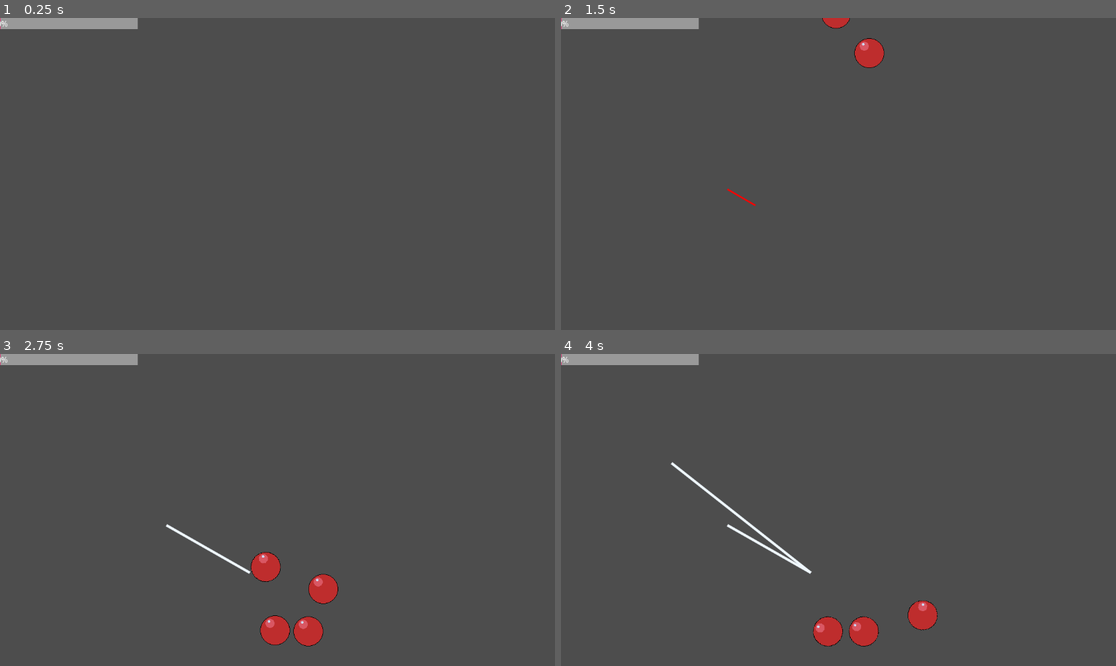
Above: before the commit, frames 1-4 (two rows, left to right).
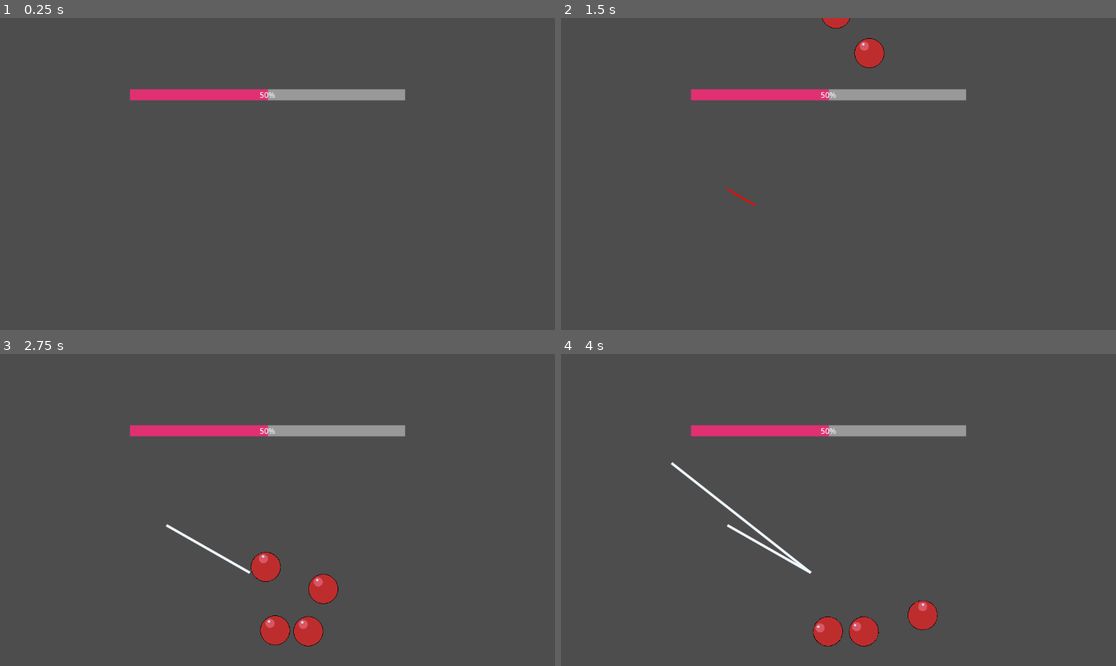
Above: after the commit, the same moments.

Repository: ozlow-hash/physics-rope
Game: Godot game, scene res://Level.tscn
Same seed, same stepped clock (60 frames per second), same inputs: the game is played once before the commit and once after it.
Inputs (mouse positions are in pixels of both pictures, inside the frame that each line leads up to):
- Up to frame 1 (0.25 s): no input
- Up to frame 2 (1.5 s): tap Enter at 0.5 s; move the mouse to (960, 158) at 0.52 s; press the mouse at (960, 158) at 0.53 s; release the mouse at (960, 158) at 1.25 s; drag from (727, 189) to (810, 236) at 1.27 s
- Up to frame 3 (2.75 s): move the mouse to (333, 441) at 2.02 s; press the mouse at (333, 441) at 2.03 s
- Up to frame 4 (4 s): release the mouse at (894, 441) at 2.75 s; drag from (810, 572) to (672, 463) at 2.77 s; move the mouse to (1005, 556) at 3.52 s; press the mouse at (1005, 556) at 3.53 s

The runs differ from the first frame. In frame 1, 2.8% of the frame differs, in the area x 0-73%, y 0-27%; in frame 2, 2.8%; in frame 3, 2.8%; in frame 4, 2.8%.
Error before the commit: Invalid access to property or key 'max_length' on a base object of type 'CanvasLayer'. (res://hud.gd:6)

Commit message:
working on healthbar

Diff:
--- a/Player.tscn
+++ b/Player.tscn
@@ -16,13 +16,17 @@
 [node name="HUD" type="CanvasLayer" parent="." unique_id=1437678023]
 
 [node name="RopeBar" type="ProgressBar" parent="HUD" unique_id=405104947]
-offset_left = -285.0
-offset_right = 286.0
-offset_bottom = 23.0
+anchors_preset = 15
+anchor_right = 1.0
+anchor_bottom = 1.0
+offset_left = 270.0
+offset_top = 148.0
+offset_right = -311.0
+offset_bottom = -477.0
+grow_horizontal = 2
+grow_vertical = 2
 theme = SubResource("Theme_kne1u")
 theme_override_styles/background = SubResource("StyleBoxFlat_e80uo")
 theme_override_styles/fill = SubResource("StyleBoxFlat_cxr5p")
 value = 50.0
 script = ExtResource("2_kpjcp")
-
-[connection signal="length_change" from="." to="HUD/RopeBar" method="_on_player_length_change"]
--- a/hud.gd
+++ b/hud.gd
@@ -3,9 +3,4 @@
 @onready var rope_bar = self
 
 func _ready():
-	var player_max_length = get_parent().max_length
-	value = player_max_length
-
-
-func _on_player_length_change(player) -> void:
-	pass # Replace with function body.
+	pass
--- a/player.gd
+++ b/player.gd
@@ -1,13 +1,12 @@
 extends Node2D
-
-signal length_change()
 
 var draw_start: Vector2
 var draw_held: Vector2
 var draw_end: Vector2
 var dragging = false
 
-var max_length = 100
+var max_length = 1000
+var line_rem = max_length #line remaining
 var line_length = 0 #current line length
 
 var drawn_lines = [] #stores completed liens
@@ -29,6 +28,8 @@
 			drawn_lines.append({"start": draw_start, "end": draw_end})
 			line_length = draw_start.distance_to(draw_end)
 			create_line_collision()
+			line_rem -= max_length - line_length #update line length
+			print(line_rem)
 
 			queue_redraw()
 	elif event is InputEventMouseMotion and dragging: #draw the preview of the line
